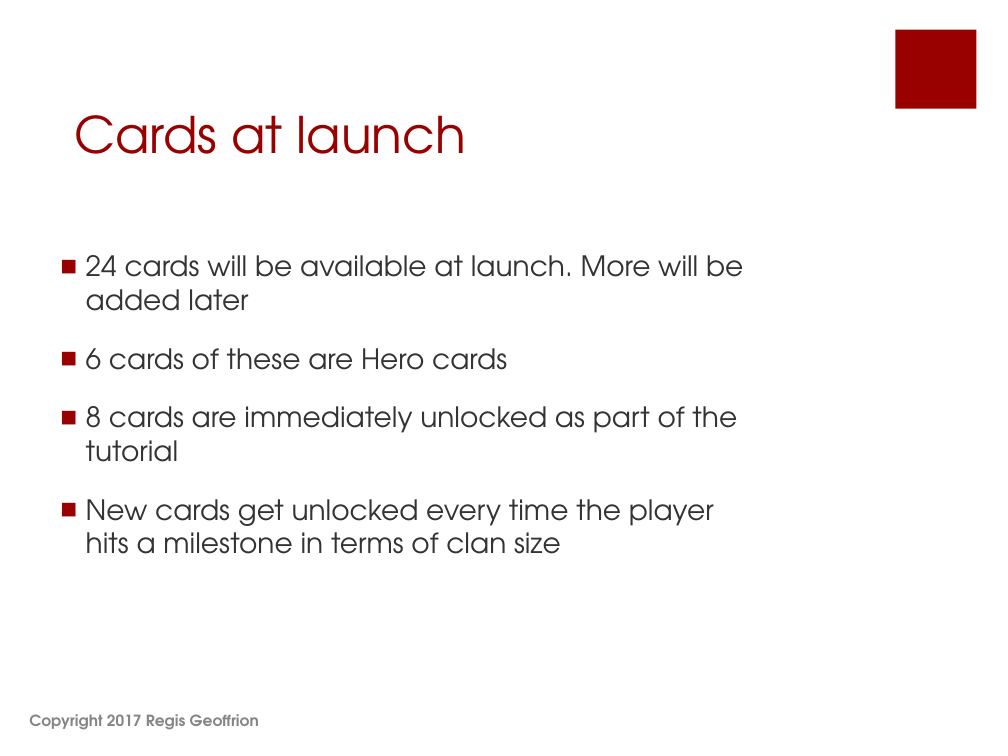
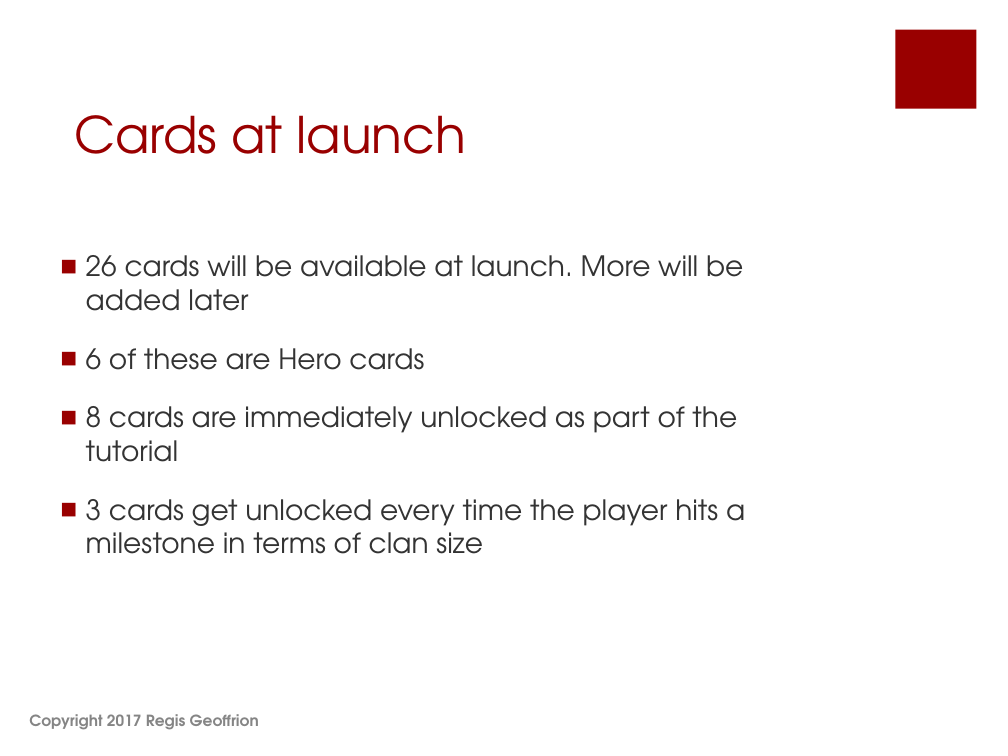
Before and after one commit to shahbazGamedev/Hero-s-Run, a slide deck: slide 35 of Documents/Earth Alone.pptx (slide 34 before the commit). Drawn at 1008x756 pixels with LibreOffice and Linux fonts; fonts in the diff are those of the drawing. Boxes give left, top, right and bottom in pixels: in the first picture for what was removed or moved away, otherwise in the second. Text is boxed around its words. In the diff, an @@ line names an element or a change of style, - is before the commit and + after.

```diff
--- a/Documents/Earth Alone.pptx
+++ b/Documents/Earth Alone.pptx
@@ text at bbox=[86, 255, 743, 370]: text changed @@
-■ 24 cards will be available at launch. More will be added later
-■ 6 cards of these are Hero cards
+■ 26 cards will be available at launch. More will be added later
+■ 6 of these are Hero cards
@@ text at bbox=[86, 499, 745, 554]: text changed @@
-■ New cards get unlocked every time the player hits a milestone in terms of clan size
+■ 3 cards get unlocked every time the player hits a milestone in terms of clan size
```
Also in this commit, not shown: 12 other slides changed, 1 slide added, 1 slide removed.
